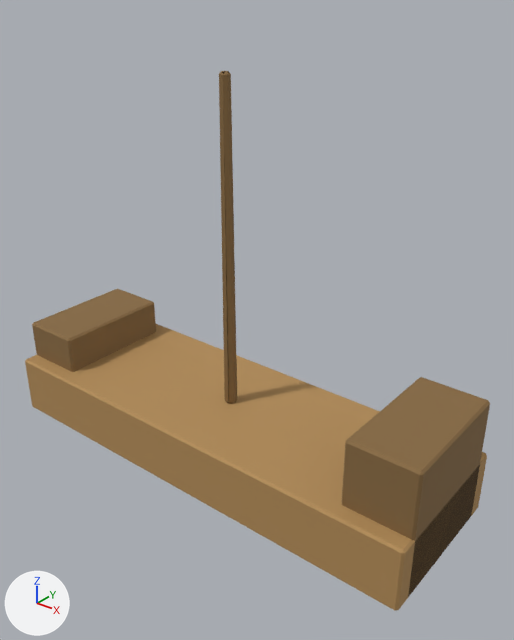
What one commit did to the FBX model Assets/Integrante4/Art/Mesopotamia/mesopotamia_ship.fbx.
Both versions are drawn from a 50 mm lens placed at (5.1, -5.84, 5.3), pointed at (0.42, 0.01, 1.67). Arrows for +X, +Y and +Z are at lower left; the lights stay in place. The picture after the commit comes second. Where no turn or scale is listed for an object, it has been applied to the vertices. Vertices at exactly the same position are counted once.

Names of what the first picture shows: 'mesopotamia_ship'.
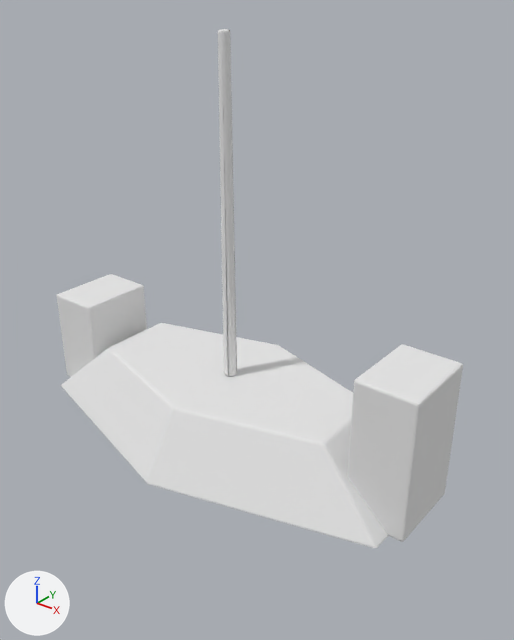
Boxes [x1, y1, x2, y2] around the edits, measured in the pictures (514 x 640 px):
'mesopotamia_ship', recoloured, reshaped (13% narrower): before [25, 71, 490, 611]; after [57, 29, 463, 548]
part 1 of me_mesopotamia_ship, rebuilt: before [219, 71, 237, 403]; after [218, 29, 237, 376]
part 2 of me_mesopotamia_ship, rebuilt: before [25, 324, 487, 611]; after [61, 323, 388, 548]
part 3 of me_mesopotamia_ship, added: after [347, 344, 463, 542]
part 4 of me_mesopotamia_ship, added: after [57, 274, 147, 377]
part 5 of me_mesopotamia_ship, deleted (brown): before [342, 377, 490, 596]
part 6 of me_mesopotamia_ship, deleted (brown): before [32, 289, 156, 372]

The change in detail:
Material 'mesopotamia_trim' (mat_mesopotamia_trim) changes colour from brown #876940 to white #e7e7e7; in linear values from (0.243, 0.142, 0.0516) to (0.8, 0.8, 0.8).
Material 'mesopotamia_stone' (mat_mesopotamia_stone) is new.
Its base color is (0.8, 0.8, 0.8) (white #e7e7e7).
Its roughness is 0.88.
me_mesopotamia_ship is used by ob_mesopotamia_ship; location (0.0, 0.0, 0.0).
me_mesopotamia_ship had 116 vertices, 120 faces and spanned x -3.0..3.0, y -1.0..1.0, z -0.4..4.4.
me_mesopotamia_ship no longer uses material mat_mesopotamia_matte (brown #b18b56).
me_mesopotamia_ship now has 288 vertices, 270 faces and spans x -2.76..2.76, y -1.49..1.49, z 0.0..4.8.
me_mesopotamia_ship part 1: the loose piece of 44 vertices spanning x -0.08..0.08, y -0.08..0.08, z 0.4..4.4 is rebuilt with 108 vertices and now spans x -0.08..0.08, y -0.08..0.08, z 0.8..4.8.
me_mesopotamia_ship part 2: the loose piece of 24 vertices spanning x -3.0..3.0, y -1.0..1.0, z -0.4..0.4 is rebuilt with 68 vertices and now spans x -2.58..2.58, y -1.49..1.49, z 0.0..0.8, in mat_mesopotamia_stone (white #e7e7e7).
me_mesopotamia_ship part 3: a new loose piece of 56 vertices spanning x 2.04..2.76, y -0.5..0.5, z 0.0..1.7, in mat_mesopotamia_trim (white #e7e7e7).
me_mesopotamia_ship part 4: a new loose piece of 56 vertices spanning x -2.76..-2.04, y -0.5..0.5, z 0.0..1.3, in mat_mesopotamia_trim (white #e7e7e7).
Part 5, on me_mesopotamia_ship:
24 vertices are removed from x 2.16..3.0, y -0.8..0.8, z -0.4..1.2.
26 faces are deleted.
Part 6, on me_mesopotamia_ship:
24 vertices are removed from x -3.0..-2.16, y -0.8..0.8, z -0.4..0.9.
26 faces are deleted.
me_mesopotamia_ship gains material mat_mesopotamia_stone (white #e7e7e7).
